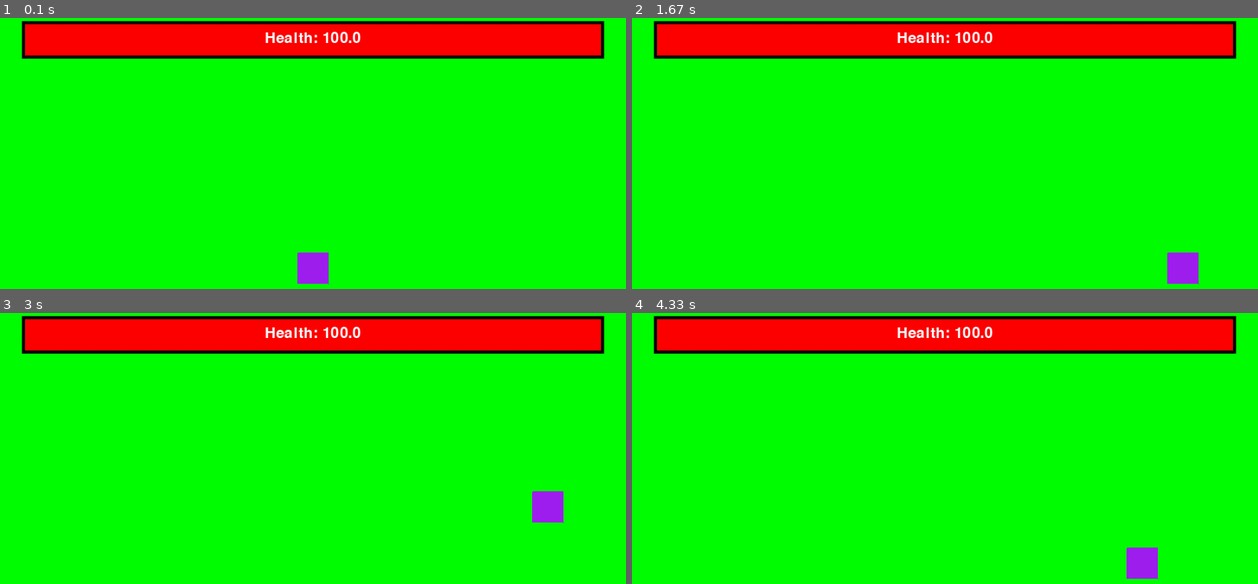
Above: before the commit, frames 1-4 (two rows, left to right).
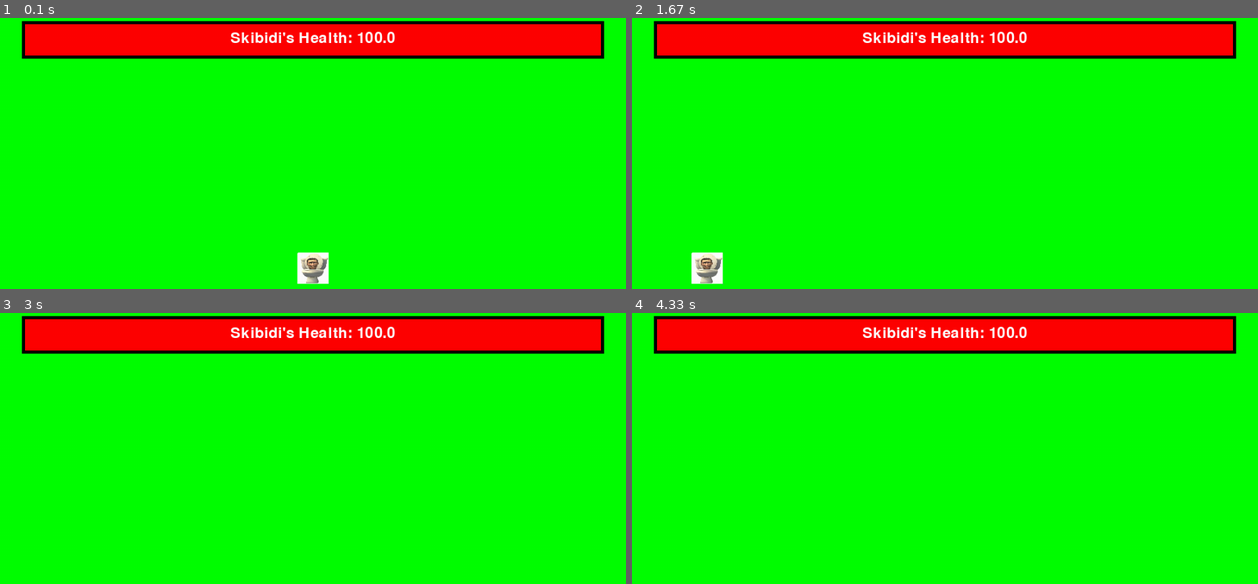
Above: after the commit, the same moments.

Repository: lorenzosharks/pygame_thingamajig
Game: pygame game, started from game.py
The game is run twice, just before and just after one commit, with the same random seed, the same clock (stepped at 60 frames per second) and the same inputs.
Inputs:
- Up to frame 1 (0.1 s): no input
- Up to frame 2 (1.67 s): hold L 0.33-0.8 s; hold D 0.33-0.8 s; hold P 0.83-1.3 s; hold D 0.83-1.3 s; hold D from 1.33 s (still down)
- Up to frame 3 (3 s): release D at 1.8 s; hold W 1.83-2.13 s; hold D 2.17-2.63 s; hold A from 2.67 s (still down)
- Up to frame 4 (4.33 s): release A at 3.2 s; hold S 3.23-3.53 s

The runs differ from the first frame. In frame 1, 1.3% of the frame differs, in the area x 36-64%, y 4-99%; in frame 2, 1.9%, in the area x 9-91%, y 4-99%; in frame 3, 1.3%; in frame 4, 1.3%.

Commit message:
changed image

Diff:
--- a/game.py
+++ b/game.py
@@ -10,7 +10,9 @@
 
 pygame.init()
 
-#player_image = pygame.image.load("")  # Replace "player.png" with the path to your image
+player_image = pygame.image.load("actualskibidi.png")  # Replace "player.png" with the path to your image
+
+smallerimage = pygame.transform.scale(player_image, (50, 50))
 
 # sizing and coordinates
 screenW = 1000
@@ -19,17 +21,16 @@
 sizeW = 50
 sizeH = 50
 
-x = screenW / 2 - sizeW / 2
-y = screenH / 2 - sizeH / 2
+# x = screenW / 2 - sizeW / 2
+# y = screenH / 2 - sizeH / 2
 
-OGx = screenW / 2 - sizeW / 2
-OGy = screenH / 2 - sizeH / 2
+# OGx = screenW / 2 - sizeW / 2
+# OGy = screenH / 2 - sizeH / 2
 
-# x = screenW // 2 - player_image.get_width() // 2
-# y = screenH // 2 - player_image.get_height() // 2
-
-# OGx = screenW // 2 - player_image.get_width() // 2
-# OGy = screenH // 2 - player_image.get_height() // 2
+x = screenW // 2 - smallerimage.get_width() // 2
+y = screenH // 2 - smallerimage.get_height() // 2
+OGx = screenW // 2 - smallerimage.get_width() // 2
+OGy = screenH // 2 - smallerimage.get_height() // 2
 
 health = screenW - 80
 
@@ -48,29 +49,30 @@
 allowD = True
 
 while run:
+
     # keys pressing thingamajig
     key = pygame.key.get_pressed()
     if allowW:
         if key[pygame.K_w]:
-            y -= 5
+            y = y-5
     if allowS:
         if key[pygame.K_s]:
-            y += 5
+            y = y+5
     if allowA:
         if key[pygame.K_a]:
-            x -= 5
+            x = x-5
     if allowD:
         if key[pygame.K_d]:
-            x += 5
+            x = x-5
     if key[pygame.K_r]:
         x = OGx
         y = OGy
     if allowed:
         if key[pygame.K_l]:
-            health -= 5
+            health = health-5
         if health < screenW - 80:
             if key[pygame.K_p]:
-                health += 5
+                health = health+5
 
     if health < 0:
         health = 0
@@ -78,21 +80,20 @@
 
     screen.fill("green")
 
-    player = pygame.draw.rect(screen, "purple", (x, y, sizeW, sizeH))
-
+    #player = pygame.draw.rect(screen, "purple", (x, y, sizeW, sizeH))
+    screen.blit(smallerimage, (x, y))
     playerC1 = pygame.draw.rect(screen, "green", (x, y, 1, 1))
     playerC3 = pygame.draw.rect(screen, "purple", (x + sizeW, y + sizeH, 1, 1))
 
-    # Update collision detection
+    # update collision detection
     allowA, allowW, allowD, allowS = border_control(playerC1, playerC3, screenW, screenH)
 
-    # health bar
+    # health bar stuff
     healthbar = pygame.draw.rect(screen, "black", (35, 5, screenW - 70, 60))
     pygame.draw.rect(screen, "red", (40, 10, health, 50))
-
     font = pygame.font.Font(None, 36)
-    text_surface = font.render(f"Health: {round(health / ((screenW - 80) / 100), 1)}", True, (255, 255, 255))
-    screen.blit(text_surface, (screenW / 2 - text_surface.get_width() / 2, 20))
+    text_surface = font.render(f"Skibidi's Health: {round(health/((screenW - 80)/100), 1)}", True, (255, 255, 255))
+    screen.blit(text_surface, (screenW/2 - text_surface.get_width()/2, 20))
 
     # makes sure things are displayed well
     pygame.display.update()
Binary file added: actualskibidi.png
